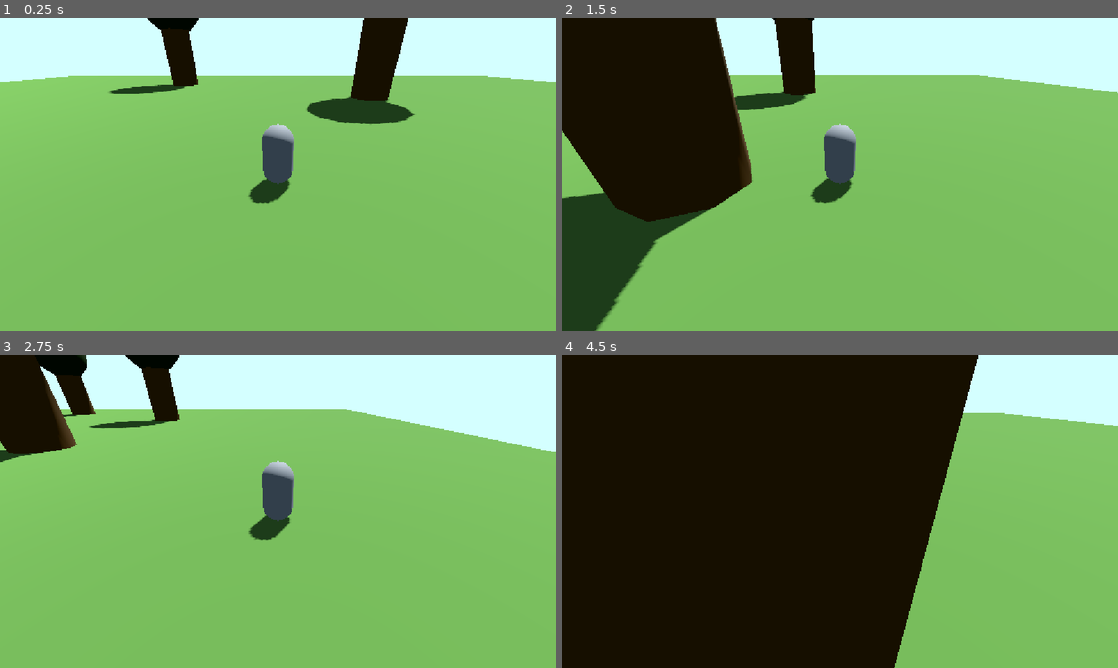
Above: before the commit, frames 1-4 (two rows, left to right).
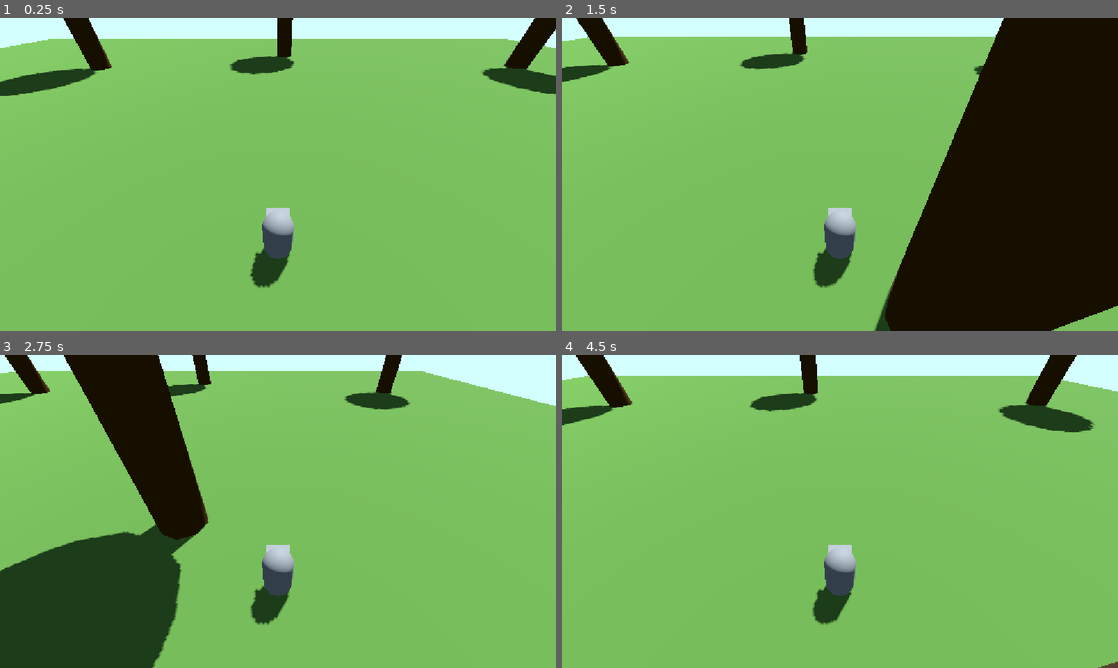
Above: after the commit, the same moments.

Repository: ErfanNaz/youtube-tutorial-game
Game: Godot game, scene res://main.tscn
Same seed, same stepped clock (60 frames per second), same inputs: the game is played once before the commit and once after it.
Inputs:
- Up to frame 1 (0.25 s): no input
- Up to frame 2 (1.5 s): tap Enter (ui_accept) at 0.5, 0.77 s; hold Right (ui_right) 0.53-1.28 s; hold Down (ui_down) from 1.28 s (still down)
- Up to frame 3 (2.75 s): tap Enter (ui_accept) at 1.52 s; release Down (ui_down) at 2.03 s; hold Right (ui_right) from 2.03 s (still down)
- Up to frame 4 (4.5 s): release Right (ui_right) at 2.78 s; hold Up (ui_up) 2.78-3.53 s; tap Enter (ui_accept) at 3.02, 3.77 s; hold Left (ui_left) from 3.53 s (still down)

The runs differ from the first frame. In frame 1, 19% of the frame differs, in the area x 0-100%, y 0-87%; in frame 2, 64%; in frame 3, 36%; in frame 4, 70%, in the area x 0-100%, y 0-100%.

Commit message:
updated project

Diff:
--- a/youtube-tutorial-game/main.tscn
+++ b/youtube-tutorial-game/main.tscn
@@ -23,6 +23,9 @@
 
 [sub_resource type="CapsuleMesh" id="CapsuleMesh_mf8xc"]
 
+[sub_resource type="BoxMesh" id="BoxMesh_mf8xc"]
+size = Vector3(0.7734375, 0.17871094, 0.428833)
+
 [sub_resource type="StandardMaterial3D" id="StandardMaterial3D_oa41v"]
 albedo_color = Color(0.30200163, 0.20797905, 0.094496556, 1)
 
@@ -46,7 +49,7 @@
 [node name="CharacterBody3D" type="CharacterBody3D" parent="." unique_id=1701982278]
 transform = Transform3D(1, 0, 0, 0, 1, 0, 0, 0, 1, 0, 1.3923233, 0)
 script = ExtResource("1_ig7tw")
-speed = 20.0
+speed = 10.0
 
 [node name="CollisionShape3D" type="CollisionShape3D" parent="CharacterBody3D" unique_id=1143494092]
 shape = SubResource("CapsuleShape3D_mf8xc")
@@ -54,12 +57,17 @@
 [node name="PlayerModel" type="MeshInstance3D" parent="CharacterBody3D" unique_id=1364415979]
 mesh = SubResource("CapsuleMesh_mf8xc")
 
+[node name="PlayerFace" type="MeshInstance3D" parent="CharacterBody3D/PlayerModel" unique_id=1219295705]
+transform = Transform3D(1, 0, 0, 0, 1, 0, 0, 0, 1, 0, 0.56835806, -0.39782405)
+mesh = SubResource("BoxMesh_mf8xc")
+
 [node name="Camera3D" type="Camera3D" parent="CharacterBody3D" unique_id=927496795]
-transform = Transform3D(1, 0, 0, 0, 0.8687781, 0.49520147, 0, -0.49520147, 0.8687781, 0, 2.7581913, 6.106654)
+transform = Transform3D(1, 0, 0, 0, 0.75368094, 0.6572405, 0, -0.6572405, 0.75368094, 0, 6.0003796, 3.7886577)
 
 [node name="Tree" type="CSGCylinder3D" parent="." unique_id=1266252301]
 transform = Transform3D(4, 0, 0, 0, 4, 0, 0, 0, 4, 9.933138, 3.6120725, 4.0541177)
 use_collision = true
+radius = 0.2861328
 material = SubResource("StandardMaterial3D_oa41v")
 
 [node name="CSGSphere3D" type="CSGSphere3D" parent="Tree" unique_id=926456971]
@@ -67,22 +75,68 @@
 radius = 1.085
 material = SubResource("StandardMaterial3D_mf8xc")
 
-[node name="Tree2" type="CSGCylinder3D" parent="." unique_id=1616861607]
-transform = Transform3D(4, 0, 0, 0, 4, 0, 0, 0, 4, 9.933138, 3.6120725, -17.445139)
+[node name="Tree2" type="CSGCylinder3D" parent="." unique_id=1305898689]
+transform = Transform3D(4, 0, 0, 0, 4, 0, 0, 0, 4, -22.990957, 3.6120725, -25.412188)
 use_collision = true
+radius = 0.2861328
 material = SubResource("StandardMaterial3D_oa41v")
 
-[node name="CSGSphere3D" type="CSGSphere3D" parent="Tree2" unique_id=762664921]
+[node name="CSGSphere3D" type="CSGSphere3D" parent="Tree2" unique_id=1563587569]
 transform = Transform3D(1, 0, 0, 0, 1, 0, 0, 0, 1, 0, 1.8942585, 0)
 radius = 1.085
 material = SubResource("StandardMaterial3D_mf8xc")
 
-[node name="Tree3" type="CSGCylinder3D" parent="." unique_id=1139683580]
-transform = Transform3D(4, 0, 0, 0, 4, 0, 0, 0, 4, -15.022528, 3.6120725, -30.186024)
+[node name="Tree4" type="CSGCylinder3D" parent="." unique_id=173095766]
+transform = Transform3D(4, 0, 0, 0, 4, 0, 0, 0, 4, -27.300585, 3.6120725, 23.540716)
 use_collision = true
+radius = 0.2861328
 material = SubResource("StandardMaterial3D_oa41v")
 
-[node name="CSGSphere3D" type="CSGSphere3D" parent="Tree3" unique_id=1488198274]
+[node name="CSGSphere3D" type="CSGSphere3D" parent="Tree4" unique_id=566174450]
 transform = Transform3D(1, 0, 0, 0, 1, 0, 0, 0, 1, 0, 1.8942585, 0)
 radius = 1.085
 material = SubResource("StandardMaterial3D_mf8xc")
+
+[node name="Tree5" type="CSGCylinder3D" parent="." unique_id=1172903264]
+transform = Transform3D(4, 0, 0, 0, 4, 0, 0, 0, 4, 35.56408, 3.6120725, 34.93877)
+use_collision = true
+radius = 0.2861328
+material = SubResource("StandardMaterial3D_oa41v")
+
+[node name="Tree3" type="CSGCylinder3D" parent="Tree5" unique_id=824722592]
+transform = Transform3D(1, 0, 0, 0, 1, 0, 0, 0, 1, -1.0606837, 0, -15.198242)
+use_collision = true
+radius = 0.2861328
+material = SubResource("StandardMaterial3D_oa41v")
+
+[node name="CSGSphere3D" type="CSGSphere3D" parent="Tree5/Tree3" unique_id=2011053247]
+transform = Transform3D(1, 0, 0, 0, 1, 0, 0, 0, 1, 0, 1.8942585, 0)
+radius = 1.085
+material = SubResource("StandardMaterial3D_mf8xc")
+
+[node name="CSGSphere3D" type="CSGSphere3D" parent="Tree5" unique_id=1426918297]
+transform = Transform3D(1, 0, 0, 0, 1, 0, 0, 0, 1, 0, 1.8942585, 0)
+radius = 1.085
+material = SubResource("StandardMaterial3D_mf8xc")
+
+[node name="Tree6" type="CSGCylinder3D" parent="." unique_id=755389704]
+transform = Transform3D(4, 0, 0, 0, 4, 0, 0, 0, 4, 0.9315262, 3.6120725, -32.748142)
+use_collision = true
+radius = 0.2861328
+material = SubResource("StandardMaterial3D_oa41v")
+
+[node name="CSGSphere3D" type="CSGSphere3D" parent="Tree6" unique_id=371102617]
+transform = Transform3D(1, 0, 0, 0, 1, 0, 0, 0, 1, 0, 1.8942585, 0)
+radius = 1.085
+material = SubResource("StandardMaterial3D_mf8xc")
+
+[node name="Tree7" type="CSGCylinder3D" parent="." unique_id=186889560]
+transform = Transform3D(4, 0, 0, 0, 4, 0, 0, 0, 4, -22.478325, 3.6120725, -2.1487484)
+use_collision = true
+radius = 0.2861328
+material = SubResource("StandardMaterial3D_oa41v")
+
+[node name="CSGSphere3D" type="CSGSphere3D" parent="Tree7" unique_id=909073284]
+transform = Transform3D(1, 0, 0, 0, 1, 0, 0, 0, 1, 0, 1.8942585, 0)
+radius = 1.085
+material = SubResource("StandardMaterial3D_mf8xc")
Not shown, added: README.md
Not shown, added: releases/youtube_tutorial_game_2026-09-17_13-55-41.zip
